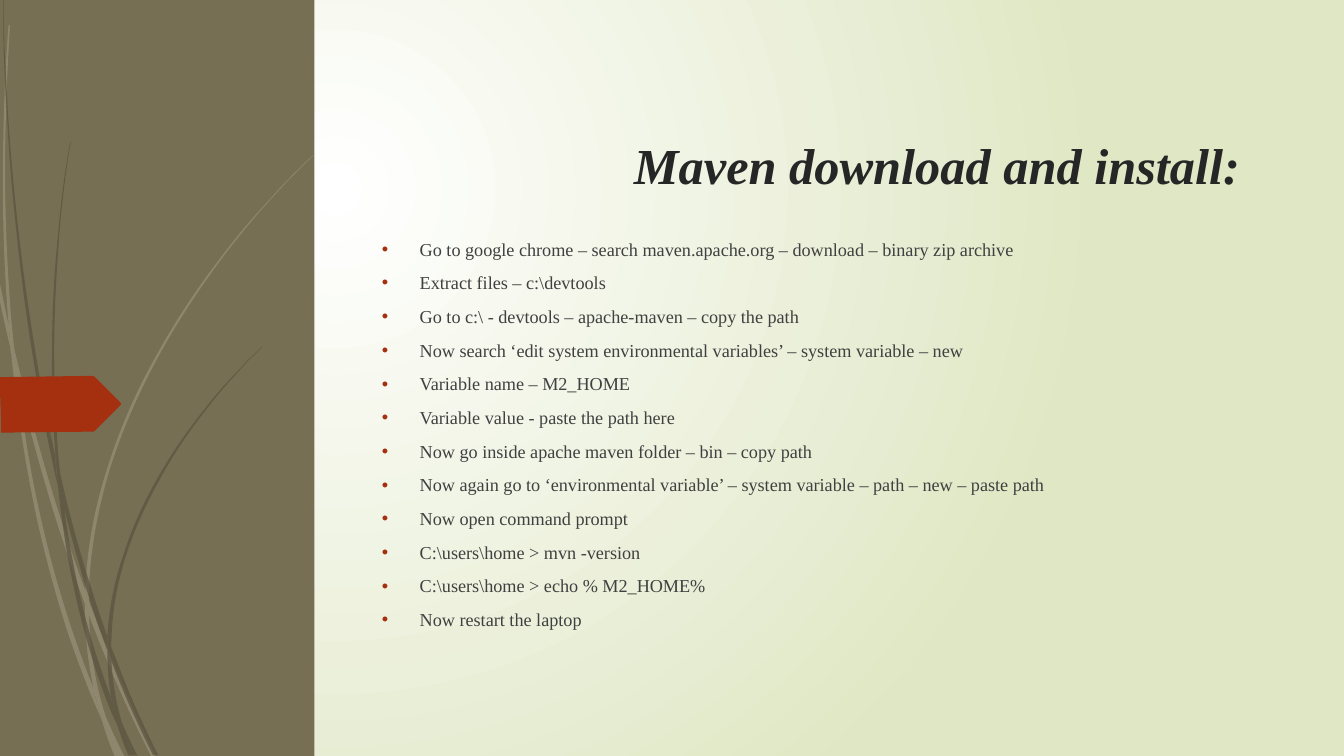
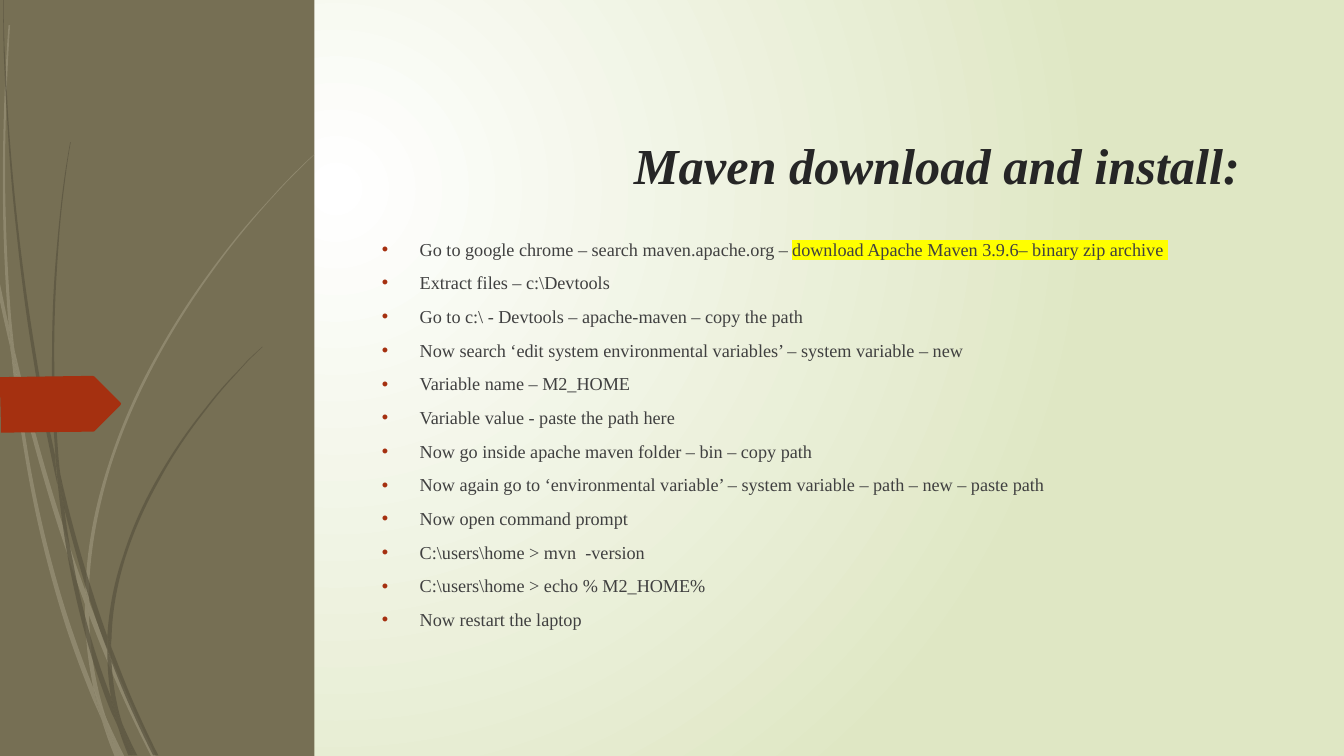
Before and after one commit to Ashok1012/test, a slide deck: slide 42 of DevOps.pptx. Drawn at 1344x756 pixels with LibreOffice and Linux fonts; fonts in the diff are those of the drawing. Boxes give left, top, right and bottom in pixels: in the first picture for what was removed or moved away, otherwise in the second. Text is boxed around its words. In the diff, an @@ line names an element or a change of style, - is before the commit and + after.

```diff
--- a/DevOps.pptx
+++ b/DevOps.pptx
@@ text at (420, 243, 1163, 327): text changed @@
-• Go to google chrome – search maven.apache.org – download – binary zip archive
-• Extract files – c:\devtools
-• Go to c:\ - devtools – apache-maven – copy the path
+• Go to google chrome – search maven.apache.org – download Apache Maven 3.9.6– binary zip archive
+• Extract files – c:\Devtools
+• Go to c:\ - Devtools – apache-maven – copy the path
```
Also in this commit, not shown: 48 other slides changed, 9 slides added, 2 slides removed.
